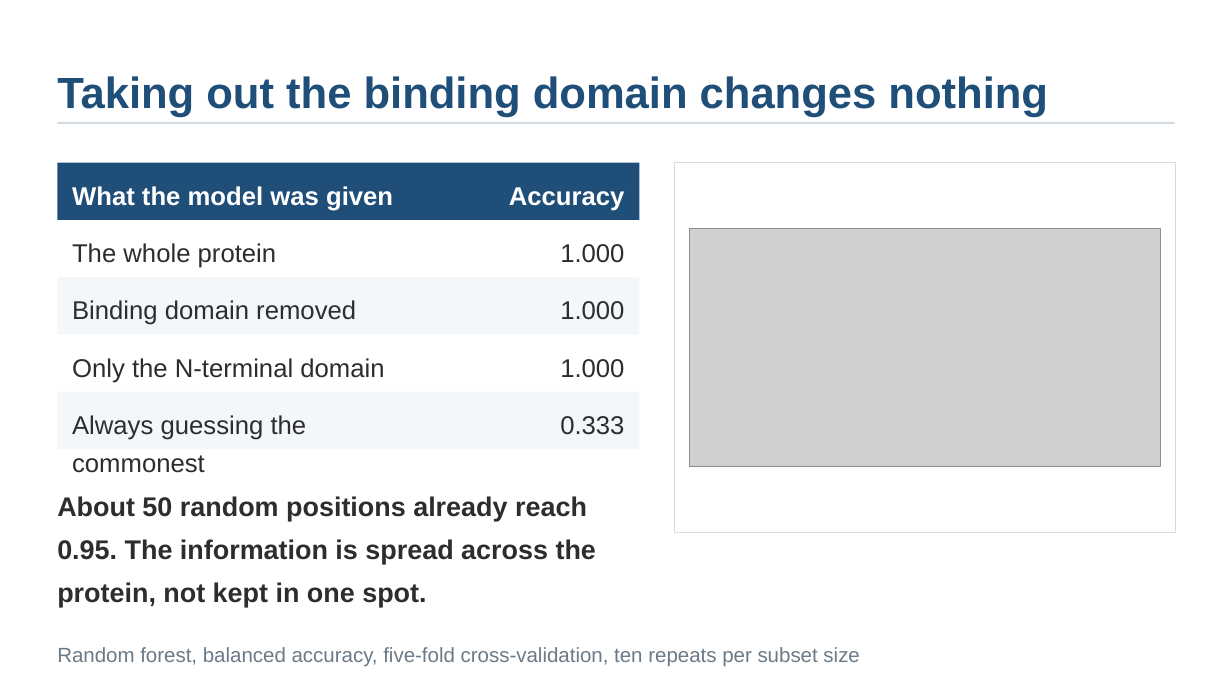
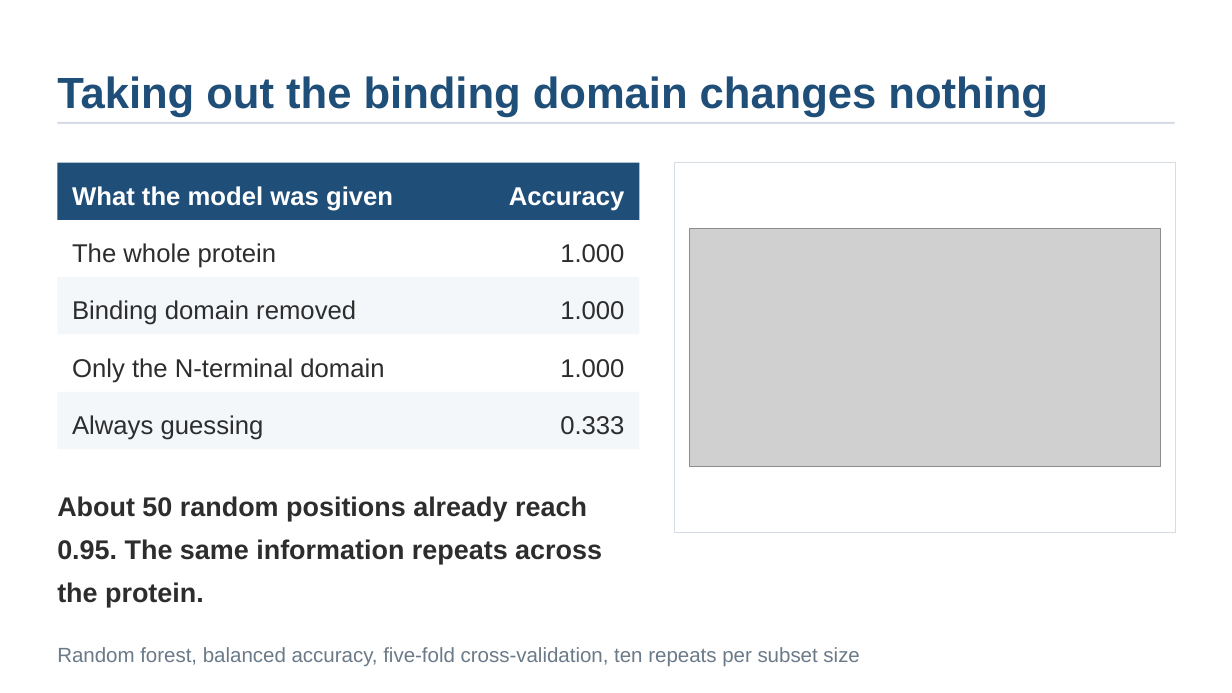
Before and after one commit to AzharAhmed-bot/covid-variant-analysis, a slide deck: slide 8 of deliverables/spike_variation_presentation.pptx. Drawn at 1232x693 pixels with LibreOffice and Linux fonts; fonts in the diff are those of the drawing; grey boxes stand for pictures. Boxes give left, top, right and bottom in pixels: in the first picture for what was removed or moved away, otherwise in the second. Text is boxed around its words. In the diff, an @@ line names an element or a change of style, - is before the commit and + after.

Commit message:
Apply writing style rules to slide text

```diff
--- a/deliverables/spike_variation_presentation.pptx
+++ b/deliverables/spike_variation_presentation.pptx
@@ text at <box>72,415,264,440</box>: text changed @@
-Always guessing the commonest
+Always guessing
@@ text at <box>57,496,602,607</box>: text changed @@
-About 50 random positions already reach 0.95. The information is spread across the protein, not kept in one spot.
+About 50 random positions already reach 0.95. The same information repeats across the protein.
```
Also in this commit, not shown: 6 other slides changed, 1 other file.
